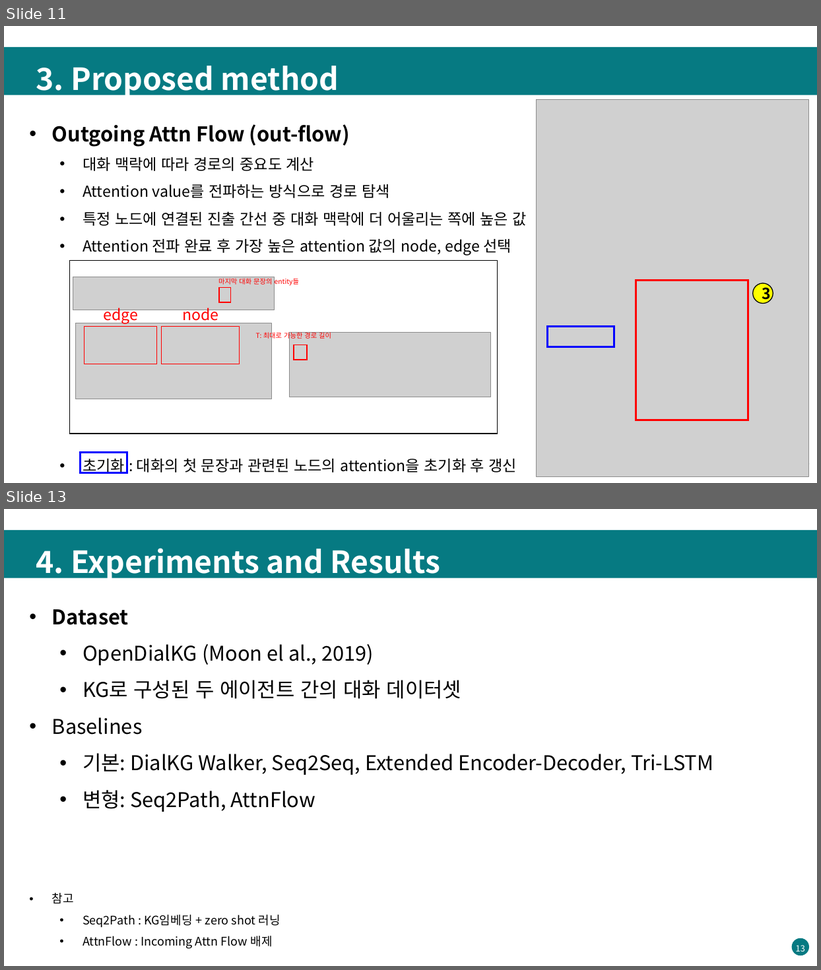
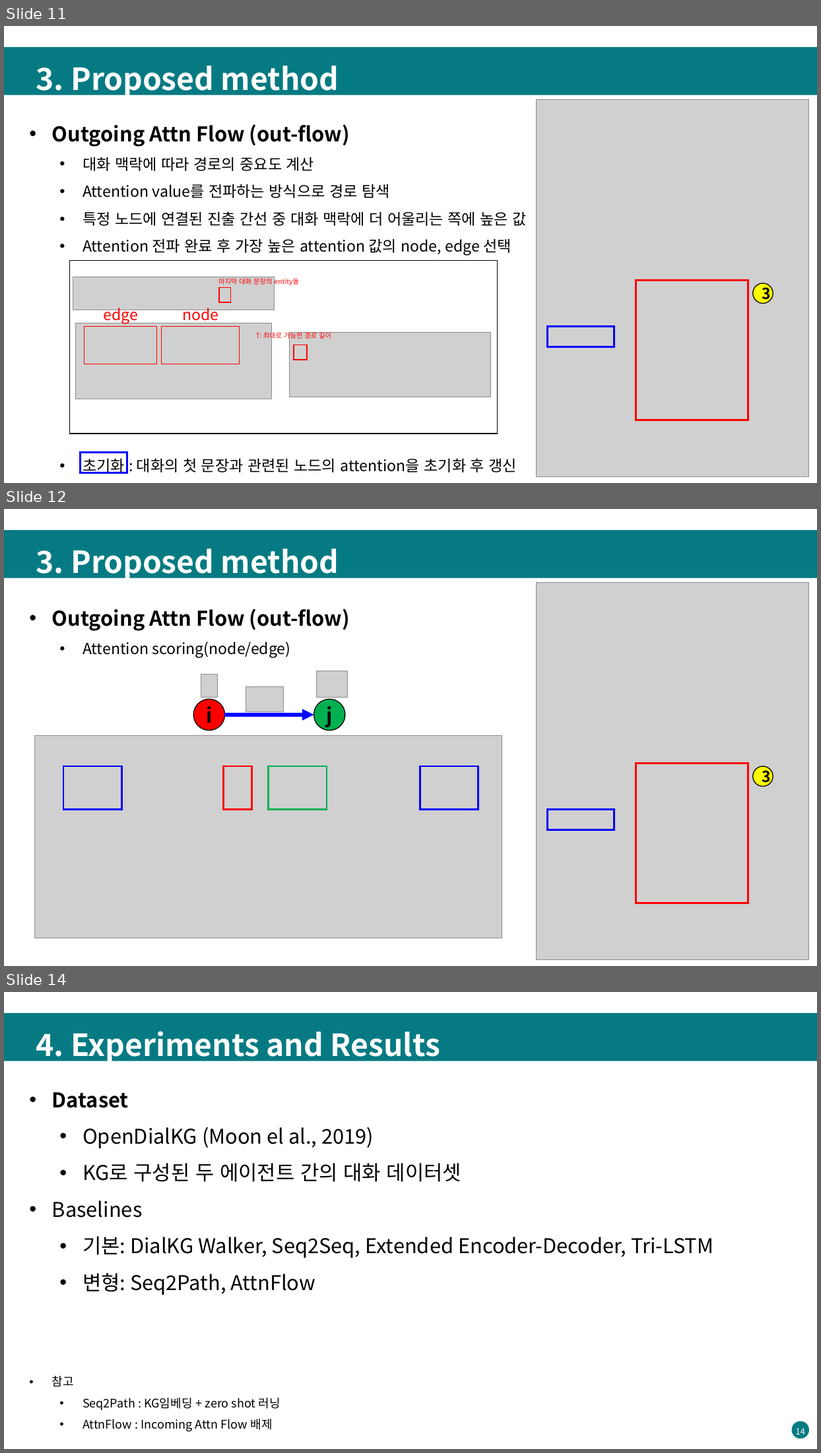
Before and after one commit to keejun-han/NLP_GNN_STUDY, a slide deck: Paper Review/(210623) AttnIO Knowledge Graph Exploration with In-and-Out Attention Flow for Knowledge-Grounded Dialogue(이천솔).pptx. Shown one above the other, each under a label of ours: slides 11 and 13 before the commit, slides 11, 12 and 14 after it; the slides between them are not shown. The pictures are 821x970 and 821x1453 pixels, drawn with LibreOffice and Linux fonts; fonts in the diff are those of the drawing; grey boxes stand for pictures. Boxes give left, top, right and bottom in pixels: in the first picture for what was removed or moved away, otherwise in the second. Text is boxed around its words. In the diff, an @@ line names an element or a change of style, - is before the commit and + after.

```diff
--- a/Paper Review/(210623) AttnIO Knowledge Graph Exploration with In-and-Out Attention Flow for Knowledge-Grounded Dialogue(이천솔).pptx
+++ b/Paper Review/(210623) AttnIO Knowledge Graph Exploration with In-and-Out Attention Flow for Knowledge-Grounded Dialogue(이천솔).pptx
@@ slide 12 added at (4,509,817,966), background #FFFFFF; not listed: 1 template element that a slide beside it also shows @@
@@ rectangle added at (4,529,817,578), fill #067A82 @@
@@ text added at (36,549,339,581), 36 pt, text #FFFFFF, bold @@
+3. Proposed method
@@ picture added at (537,583,809,960) @@
@@ text added at (52,609,350,658), 18 pt, text #000000 @@
+• Outgoing Attn Flow (out-flow)
+  • Attention scoring(node/edge)
@@ picture added at (201,674,217,698) @@
@@ picture added at (316,671,347,698) @@
@@ ellipse added at (193,699,225,730), fill #FF0000, outline #000000 1 pt, 24 pt, text #000000, bold @@
+i
@@ picture added at (246,687,284,712) @@
@@ ellipse added at (314,699,345,730), fill #00B050, outline #000000 1 pt, 24 pt, text #000000, bold @@
+j
@@ arrow added from (225, 715) to (314, 715), #0000FF 4.5 pt @@
@@ picture added at (34,736,502,939) @@
@@ rectangle added at (636,763,748,904), outline #FF0000 2.25 pt @@
@@ rectangle added at (63,766,121,810), outline #0000FF 2.25 pt @@
@@ rectangle added at (224,766,252,810), outline #FF0000 2.25 pt @@
@@ rectangle added at (269,766,327,810), outline #00B050 2.25 pt @@
@@ rectangle added at (420,766,479,810), outline #0000FF 2.25 pt @@
@@ ellipse added at (753,766,773,787), fill #FFFF00, outline #000000 1 pt, 18 pt, text #000000, bold @@
+3
@@ rectangle added at (548,810,614,830), outline #0000FF 2.25 pt @@
@@ what was slide 13 is now slide 14 @@
@@ page number at (796,1428,805,1438): text changed @@
-13
+14
```
Also in this commit, not shown: 2 slides changed.
